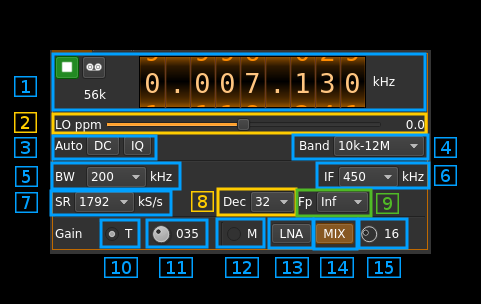
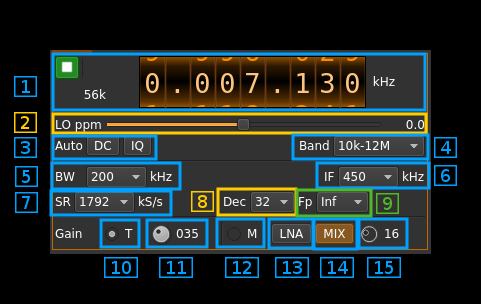
Layers edited between the first and the second w=481, h=304 image:
added layer "Patch_01" above "Pasted Layer" over [83,56,106,79]
